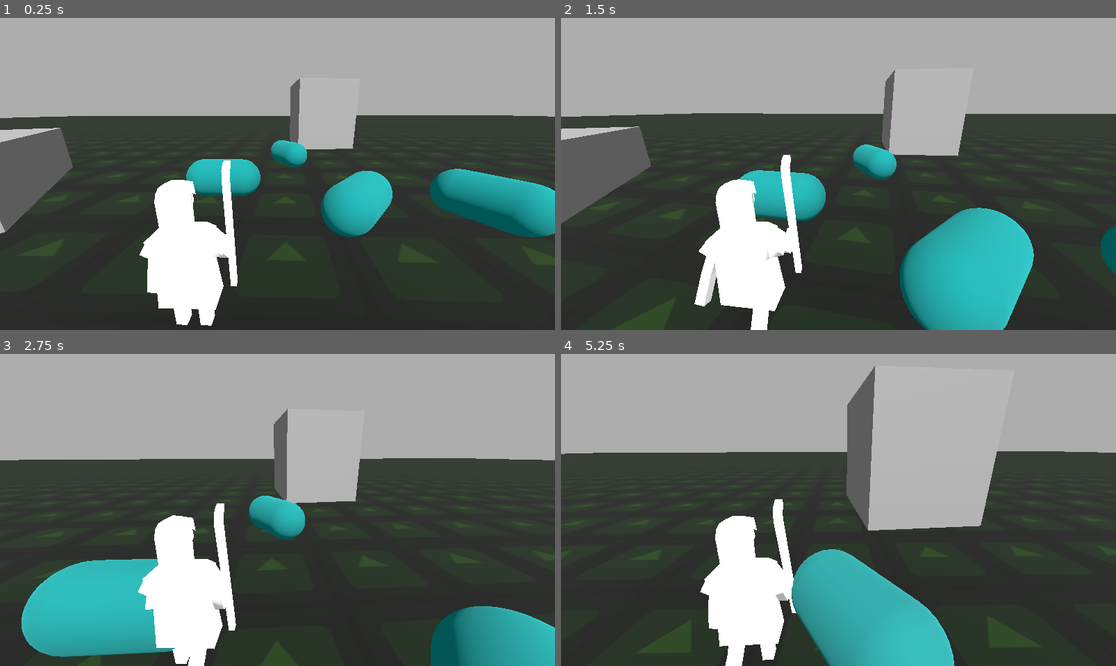
Above: before the commit, frames 1-4 (two rows, left to right).
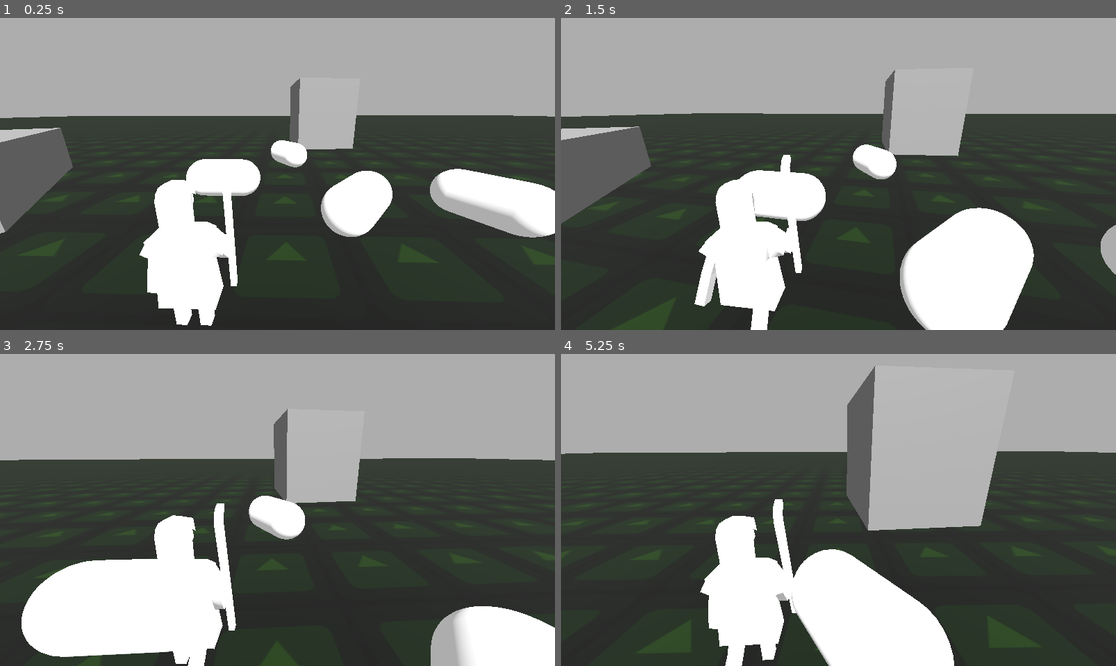
Above: after the commit, the same moments.

Repository: StudioZonnevang/Herda
Game: Godot game, scene res://Environments/veld.tscn
Two runs of this game, one before a commit and one after it. Both use one fixed random seed, a clock stepped at 60 frames per second and the inputs below. The engine's default icon, where the game draws it, is replaced by a stand-in: a white triangle on a blue panel in a dark square.
Inputs (mouse positions are in pixels of both pictures, inside the frame that each line leads up to):
- Up to frame 1 (0.25 s): no input
- Up to frame 2 (1.5 s): tap Enter at 0.5 s; move the mouse to (866, 174) at 0.52 s; hold W (walk forward) from 0.53 s (still down); click (866, 174) at 0.6 s; move the mouse to (810, 174) at 1.27 s; click (810, 174) at 1.35 s
- Up to frame 3 (2.75 s): keep holding W (walk forward); move the mouse to (288, 503) at 2.02 s; click (288, 503) at 2.1 s
- Up to frame 4 (5.25 s): keep holding W (walk forward); move the mouse to (832, 516) at 2.77 s; click (832, 516) at 2.85 s; move the mouse to (877, 513) at 3.52 s; click (877, 513) at 3.6 s; move the mouse to (794, 506) at 4.27 s; click (794, 506) at 4.35 s; move the mouse to (844, 510) at 5.02 s; click (844, 510) at 5.1 s

The runs differ from the first frame. In frame 1, 7.1% of the frame differs, in the area x 33-100%, y 39-71%; in frame 2, 9.9%; in frame 3, 11%, in the area x 3-100%, y 45-100%; in frame 4, 7.4%.
Error before the commit: Invalid access to property or key 'target_coordinate' on a base object of type 'Nil'. (res://Code/Scripts/schaap.gd:52)

Commit message:
Schaap logica opzet

Diff:
--- a/herda-godot/Code/Scripts/schaap.gd
+++ b/herda-godot/Code/Scripts/schaap.gd
@@ -5,16 +5,32 @@
 
 @onready var body : MeshInstance3D = find_child("Body")
 
+### Schaap movement ###
 var speed : float
 @export var max_speed : float = 30
-@export var TURN_SPEED : float = 6
+@export var turn_speed : float = 6
 
 var separation : float #=high when high hunger, low speed
 var alignment : float #=high when high energy, low hunger, high speed
 var cohesion : float #=high when large distance, high speed
 
-var energy : float
-var hunger : float
+### Schaap behoeftes ###
+var behoefte_voeding : float
+var behoefte_persoonlijke_ruimte : float
+var behoefte_gezelligheid : float
+
+### Schaap eigenschap ###
+enum kudde_staat {bewegend, rust}
+enum sekse {jonge_ooi, volwassen_ooi, jonge_ram, volwassen_ram}
+var waargenomen_kudde_staat = kudde_staat.rust
+var gebroken : bool
+var wolligheid : float
+var pensvolheid : float
+var eigen_sekse
+var ziektes = []
+
+### Schapen array
+@onready var alle_schapen = get_parent().get_children()
 
 # Called when the node enters the scene tree for the first time.
 func _ready() -> void:
@@ -22,11 +38,39 @@
 
 # Called every frame. 'delta' is the elapsed time since the previous frame.
 func _process(delta: float) -> void:
-	speed += 0.01
-	if (show_debug_material):
-		colour_sheep(speed, max_speed)
-		orient_sheep(Vector3(20,20,20), delta)
+	# behoeftes updaten
+	update_behoefte_voeding()
+	update_behoefte_persoonlijke_ruimte()
+	update_behoefte_gezelligheid()
+
+	match [behoefte_voeding, behoefte_persoonlijke_ruimte, behoefte_gezelligheid].max() :
+		behoefte_voeding : voeding_logica()
+		behoefte_persoonlijke_ruimte : persoonlijke_ruimte_logica()
+		behoefte_gezelligheid : gezelligheid_logica()
+
+
+
+# bepaald de dringendheid van de behoefte
+func update_behoefte_voeding() -> void:
 	pass
+
+func update_behoefte_persoonlijke_ruimte() -> void:
+	pass
+
+func update_behoefte_gezelligheid() -> void:
+	pass
+
+# bepaald de manier waarop de behoefte vervuld wordt
+func voeding_logica() -> void:
+	pass
+
+func persoonlijke_ruimte_logica() -> void:
+	pass
+
+func gezelligheid_logica() -> void:
+	pass
+
+### Utilities ###
 
 func calculate_speed() -> float:
 	# takes group speed
@@ -34,31 +78,20 @@
 	new_speed = clampf(new_speed, 0, max_speed)
 	return new_speed
 
-func move_sheep() -> void:
+func schaap_verplaatsen(direction) -> void:
 	# We need speed, direction, correct orientation
 	return
 
-func calculate_new_orientation(direction) -> float:
-	# take direction
-	# take current orientation
-	# calculate difference = target
-	var target_rotation : float = 180
-	return target_rotation
-
-func orient_sheep(direction, delta) -> void:
-	# We need the current orientation and target orientation
-	# get_parent_node_3d().rotation.y = lerp(0, 180, delta * 0.2)
-
-	var vector_to_target = cam.target_coordinate - global_position
+func schaap_orienteren(target : Vector3, delta : float) -> void:
+	var vector_to_target = target - global_position
 	var angle_to_target = Vector2(vector_to_target.x, vector_to_target.z).angle() + 0.5*PI
 	var atc =  -angle_to_target - global_rotation.y#deg_to_rad(direction.y)
 	if abs(atc) > PI: atc = atc + (2*PI if atc < 0 else -2*PI)
-	rotation.y += atc * TURN_SPEED * delta
+	rotation.y += atc * turn_speed * delta
 	print(atc)
 
-func colour_sheep(measured_variable, max_variable = 1) -> void:
+func schaap_kleuren(measured_variable, max_variable = 1) -> void:
 	var material = body.get_active_material(0)
-	# red corresponds with speed
 	var debug_red_value = remap(measured_variable, 0, max_variable, 0, 1)
 	material.albedo_color = Color(debug_red_value, 0.5, 0.5)
 	body.set_surface_override_material(0, material)
--- /dev/null
+++ b/herda-godot/Environments/debug_scene.tscn
@@ -0,0 +1,117 @@
+[gd_scene format=3 uid="uid://ca1f6b6qbyfvx"]
+
+[ext_resource type="Texture2D" uid="uid://ddvdpya5ne1dv" path="res://icon.svg" id="1_eihmm"]
+[ext_resource type="Script" uid="uid://djfu051k63haf" path="res://Code/Scripts/rays_schieten.gd" id="2_rbvbe"]
+[ext_resource type="PackedScene" uid="uid://cgb4u6fgjtacl" path="res://Prefabs/schaap.tscn" id="3_bski0"]
+[ext_resource type="Material" uid="uid://ltecfd50t77k" path="res://Materials/test-material-sander.tres" id="3_mrk32"]
+
+[sub_resource type="SphereMesh" id="SphereMesh_4keu6"]
+material = ExtResource("3_mrk32")
+radius = 0.05
+height = 0.1
+
+[sub_resource type="StandardMaterial3D" id="StandardMaterial3D_fvqsh"]
+albedo_color = Color(0.07871274, 0.17750236, 2.5268645e-07, 1)
+albedo_texture = ExtResource("1_eihmm")
+uv1_scale = Vector3(100, 100, 100)
+
+[sub_resource type="PlaneMesh" id="PlaneMesh_kes36"]
+material = SubResource("StandardMaterial3D_fvqsh")
+size = Vector2(200, 200)
+
+[sub_resource type="ConvexPolygonShape3D" id="ConvexPolygonShape3D_45o6w"]
+points = PackedVector3Array(-100, 0, -100, -100, 0, 100, 100, 0, 100, 100, 0, -100)
+
+[sub_resource type="Environment" id="Environment_kes36"]
+background_mode = 1
+background_color = Color(0.6789437, 0.6789437, 0.6789437, 1)
+ambient_light_color = Color(1, 1, 1, 1)
+
+[node name="veld" type="Node3D" unique_id=758643933]
+
+[node name="schapen" type="Node3D" parent="." unique_id=808041578]
+transform = Transform3D(0.004660069, 0, -0.99998915, 0, 1, 0, 0.99998915, 0, 0.004660069, -3.2685547, 0.45422363, 1.6965332)
+
+[node name="Schaap" parent="schapen" unique_id=267504549 node_paths=PackedStringArray("cam") instance=ExtResource("3_bski0")]
+cam = NodePath("../../Camera3D")
+
+[node name="Schaap4" parent="schapen" unique_id=670988552 node_paths=PackedStringArray("cam") instance=ExtResource("3_bski0")]
+transform = Transform3D(0.6163764, 0, 0.7874517, 0, 1, 0, -0.7874517, 0, 0.6163764, 3.1387677, 0, -0.17043352)
+cam = NodePath("../../Camera3D")
+
+[node name="Schaap5" parent="schapen" unique_id=32996501 node_paths=PackedStringArray("cam") instance=ExtResource("3_bski0")]
+transform = Transform3D(-0.9999288, 0, 0.011937773, 0, 1, 0, -0.011937773, 0, -0.9999288, -5.3182526, 0, -2.61551)
+cam = NodePath("../../Camera3D")
+
+[node name="Schaap6" parent="schapen" unique_id=655873081 node_paths=PackedStringArray("cam") instance=ExtResource("3_bski0")]
+transform = Transform3D(-0.47959572, 0, 0.8774896, 0, 1, 0, -0.8774896, 0, -0.47959572, -3.9836369, 0, -8.419046)
+cam = NodePath("../../Camera3D")
+
+[node name="Schaap7" parent="schapen" unique_id=459055785 node_paths=PackedStringArray("cam") instance=ExtResource("3_bski0")]
+transform = Transform3D(-0.6366167, 0, -0.7711804, 0, 1, 0, 0.7711804, 0, -0.6366167, -3.8786426, 0, -5.76301)
+cam = NodePath("../../Camera3D")
+
+[node name="Schaap8" parent="schapen" unique_id=776454124 node_paths=PackedStringArray("cam") instance=ExtResource("3_bski0")]
+transform = Transform3D(0.5449464, 0, -0.83847094, 0, 1, 0, 0.83847094, 0, 0.5449464, -8.696822, 0, -4.4637938)
+cam = NodePath("../../Camera3D")
+
+[node name="Schaap2" parent="schapen" unique_id=1086239353 node_paths=PackedStringArray("cam") instance=ExtResource("3_bski0")]
+transform = Transform3D(-0.55874425, 0, 0.8293401, 0, 1, 0, -0.8293401, 0, -0.55874425, -0.0470984, 0, -5.9115386)
+cam = NodePath("../../Camera3D")
+
+[node name="Schaap3" parent="schapen" unique_id=1183785107 node_paths=PackedStringArray("cam") instance=ExtResource("3_bski0")]
+transform = Transform3D(0.89255446, 0, 0.45093977, 0, 1, 0, -0.45093977, 0, 0.89255446, 2.8653564, 0, -3.7521908)
+cam = NodePath("../../Camera3D")
+
+[node name="Camera3D" type="Camera3D" parent="." unique_id=1317603994 node_paths=PackedStringArray("debug_sphere")]
+transform = Transform3D(0.5550332, -0.31045035, 0.7717245, 0, 0.9277451, 0.37321448, -0.83182824, -0.20714642, 0.5149293, 6.5645547, 2.9698334, 5.3175554)
+script = ExtResource("2_rbvbe")
+debug_sphere = NodePath("../Debug_sphere")
+
+[node name="Debug_sphere" type="MeshInstance3D" parent="." unique_id=1129343615]
+mesh = SubResource("SphereMesh_4keu6")
+
+[node name="grond" type="StaticBody3D" parent="." unique_id=271516881]
+
+[node name="MeshInstance3D" type="MeshInstance3D" parent="grond" unique_id=1574474382]
+mesh = SubResource("PlaneMesh_kes36")
+
+[node name="CollisionShape3D" type="CollisionShape3D" parent="grond" unique_id=1315690791]
+shape = SubResource("ConvexPolygonShape3D_45o6w")
+
+[node name="achtergrond" type="WorldEnvironment" parent="." unique_id=625299007]
+environment = SubResource("Environment_kes36")
+
+[node name="zonnetje" type="DirectionalLight3D" parent="." unique_id=761147562]
+transform = Transform3D(0.92899054, -0.284332, 0.23692173, 0, 0.64014995, 0.76825, -0.37010348, -0.71369696, 0.59469324, 0, 0, 0)
+light_energy = 1.92
+
+[node name="CSGCombiner3D" type="CSGCombiner3D" parent="." unique_id=892237312]
+use_collision = true
+
+[node name="CSGBox3D" type="CSGBox3D" parent="CSGCombiner3D" unique_id=993398921]
+transform = Transform3D(1, 0, 0, 0, 1, 0, 0, 0, 1, 7.5955944, 0, 3.9113846)
+
+[node name="CSGBox3D2" type="CSGBox3D" parent="CSGCombiner3D" unique_id=2139002942]
+transform = Transform3D(1, 0, 0, 0, 1, 0, 0, 0, 1, -6.956005, 0, 6.989517)
+size = Vector3(4.4506836, 1, 2.666504)
+
+[node name="CSGBox3D3" type="CSGBox3D" parent="CSGCombiner3D" unique_id=2051744807]
+transform = Transform3D(0.78156406, 0, -0.623825, 0, 1, 0, 0.623825, 0, 0.78156406, 10.514103, 1.6947632, 9.7990055)
+size = Vector3(4.3100586, 4.3895264, 5.7958984)
+
+[node name="CSGBox3D5" type="CSGBox3D" parent="CSGCombiner3D" unique_id=1995547646]
+transform = Transform3D(0.08421704, 0, -0.99644744, 0, 1, 0, 0.99644744, 0, 0.08421704, 3.3031816, 1.6947632, -12.681427)
+size = Vector3(4.3100586, 4.3895264, 3.3261719)
+
+[node name="CSGBox3D6" type="CSGBox3D" parent="CSGCombiner3D" unique_id=1209654011]
+transform = Transform3D(0.08421704, 0, -0.99644744, 0, 1, 0, 0.99644744, 0, 0.08421704, 14.853061, 1.6947632, -2.7315583)
+size = Vector3(4.3100586, 4.3895264, 9.1171875)
+
+[node name="CSGBox3D7" type="CSGBox3D" parent="CSGCombiner3D" unique_id=1258684608]
+transform = Transform3D(0.08421704, 0, -0.99644744, 0, 1, 0, 0.99644744, 0, 0.08421704, 1.0752478, 1.6947632, 13.940778)
+size = Vector3(6.477295, 4.3895264, 1.293457)
+
+[node name="CSGBox3D4" type="CSGBox3D" parent="CSGCombiner3D" unique_id=1388238618]
+transform = Transform3D(0.8064446, 0, 0.59130967, 0, 1, 0, -0.59130967, 0, 0.8064446, -7.799288, 0.5402527, -2.6651325)
+size = Vector3(4.3100586, 2.0805054, 5.7958984)
--- a/herda-godot/Environments/veld.tscn
+++ b/herda-godot/Environments/veld.tscn
@@ -70,26 +70,28 @@
 
 [node name="herder_scene" parent="." unique_id=571143864 instance=ExtResource("1_rvhd0")]
 
-[node name="Schaap" parent="." unique_id=267504549 instance=ExtResource("2_kiesj")]
+[node name="schapen" type="Node3D" parent="." unique_id=1378710940]
+
+[node name="Schaap" parent="schapen" unique_id=267504549 instance=ExtResource("2_kiesj")]
 transform = Transform3D(0.004660069, 0, -0.99998915, 0, 1, 0, 0.99998915, 0, 0.004660069, -3.2685547, 0.45422363, 1.6965332)
 
-[node name="Schaap4" parent="." unique_id=670988552 instance=ExtResource("2_kiesj")]
+[node name="Schaap4" parent="schapen" unique_id=670988552 instance=ExtResource("2_kiesj")]
 transform = Transform3D(0.7903155, 0, -0.61270016, 0, 1, 0, 0.61270016, 0, 0.7903155, -3.083496, 0.45422363, 4.8344727)
 
-[node name="Schaap5" parent="." unique_id=32996501 instance=ExtResource("2_kiesj")]
+[node name="Schaap5" parent="schapen" unique_id=32996501 instance=ExtResource("2_kiesj")]
 transform = Transform3D(0.007277906, 0, 0.99997354, 0, 1, 0, -0.99997354, 0, 0.007277906, -0.67785645, 0.45422363, -3.63385)
 
-[node name="Schaap6" parent="." unique_id=655873081 instance=ExtResource("2_kiesj")]
+[node name="Schaap6" parent="schapen" unique_id=655873081 instance=ExtResource("2_kiesj")]
 transform = Transform3D(0.8752451, 0, 0.48367968, 0, 1, 0, -0.48367968, 0, 0.8752451, 5.131836, 0.45422363, -2.326294)
 
-[node name="Schaap7" parent="." unique_id=459055785 instance=ExtResource("2_kiesj")]
+[node name="Schaap7" parent="schapen" unique_id=459055785 instance=ExtResource("2_kiesj")]
 transform = Transform3D(-0.7741387, 0, 0.63301605, 0, 1, 0, -0.63301605, 0, -0.7741387, 2.4763184, 0.45422363, -2.2089233)
 
-[node name="Schaap8" parent="." unique_id=776454124 instance=ExtResource("2_kiesj")]
+[node name="Schaap8" parent="schapen" unique_id=776454124 instance=ExtResource("2_kiesj")]
 transform = Transform3D(-0.8359223, 0, -0.5488478, 0, 1, 0, 0.5488478, 0, -0.8359223, 1.1546631, 0.45422363, -7.020996)
 
-[node name="Schaap2" parent="." unique_id=1086239353 instance=ExtResource("2_kiesj")]
+[node name="Schaap2" parent="schapen" unique_id=1086239353 instance=ExtResource("2_kiesj")]
 transform = Transform3D(0.8267273, 0, 0.56260294, 0, 1, 0, -0.56260294, 0, 0.8267273, 2.6427002, 0.45422363, 1.6218872)
 
-[node name="Schaap3" parent="." unique_id=1183785107 instance=ExtResource("2_kiesj")]
+[node name="Schaap3" parent="schapen" unique_id=1183785107 instance=ExtResource("2_kiesj")]
 transform = Transform3D(0.45509425, 0, -0.8904433, 0, 1, 0, 0.8904433, 0, 0.45509425, 0.49694824, 0.45422363, 4.5443726)
Not shown, changed: Obsidian Herda/schaap.md
